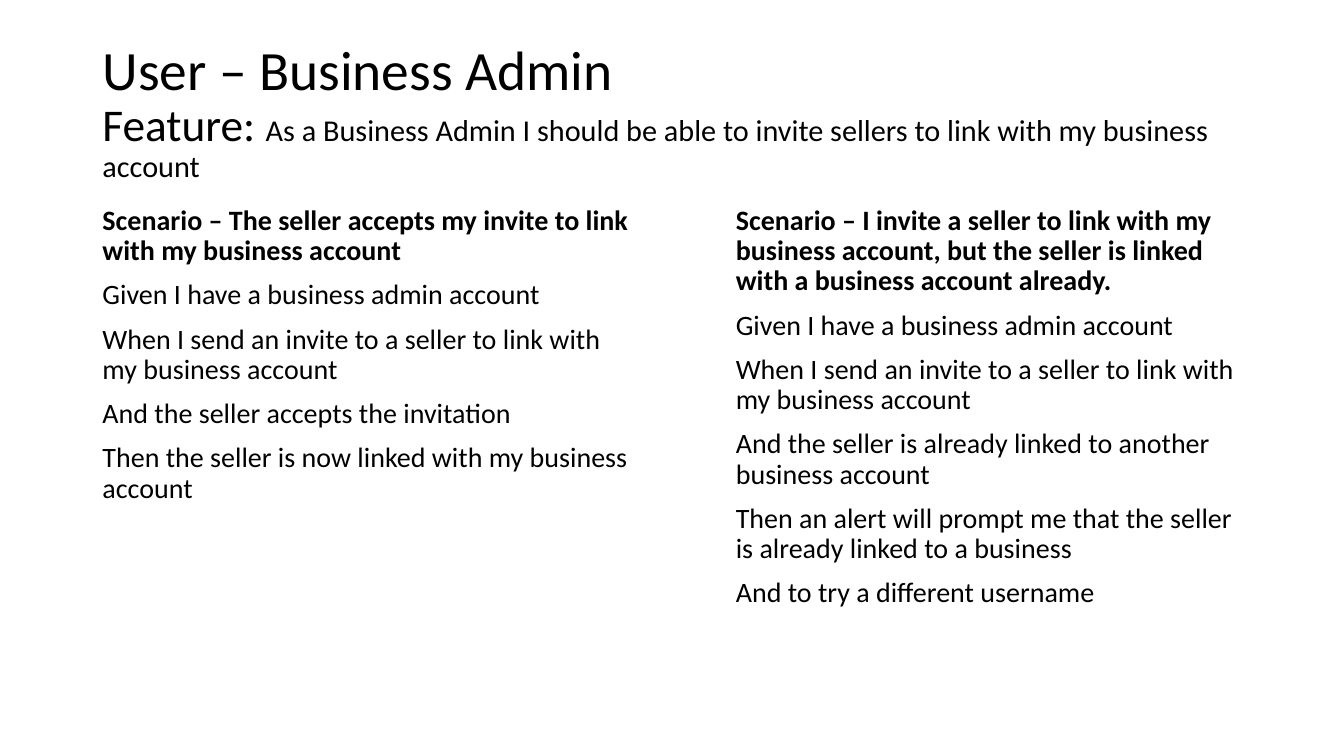
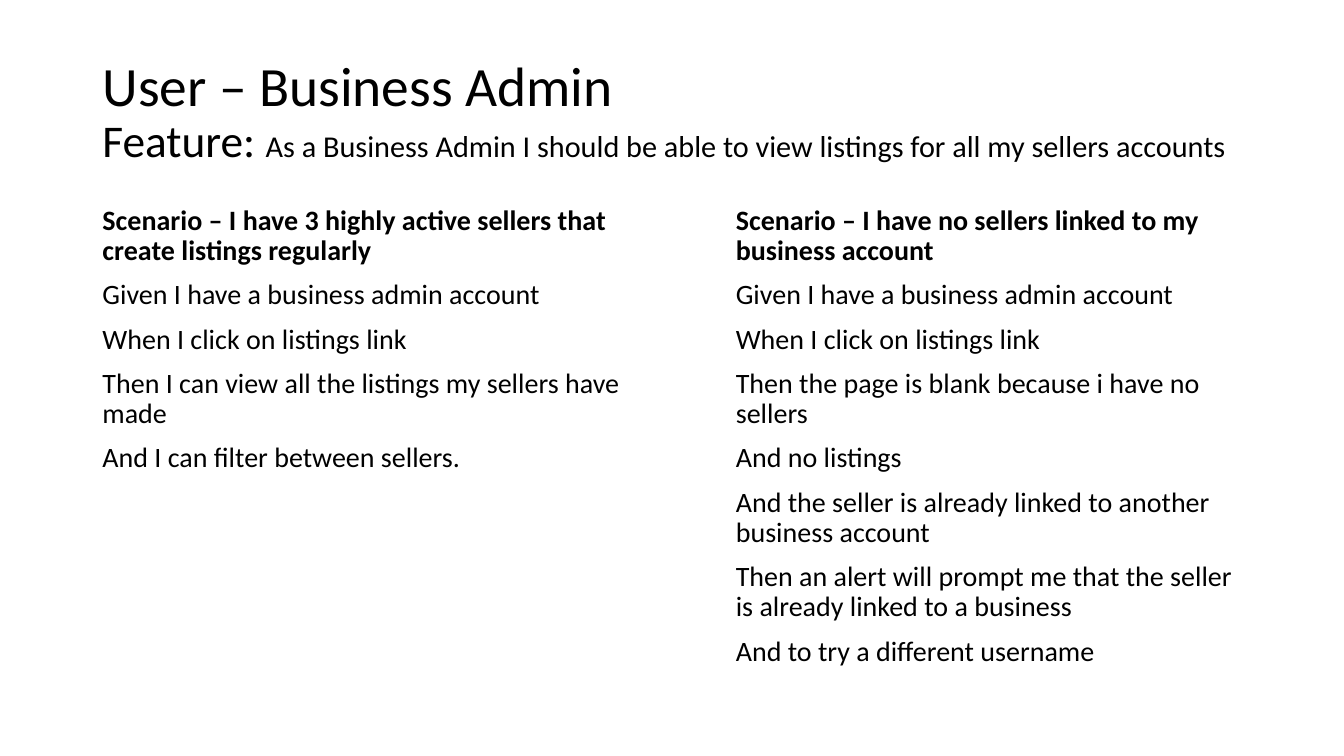
Before and after one commit to jameshutchy/Best-Practice-PHP, a slide deck: slide 17 of BCDE224 - Assessment 2 - James Hutchinson/BCDE244-Assesment 2 - James Hutchinson.pptx (slide 28 before the commit). Drawn at 1344x756 pixels with LibreOffice and Linux fonts; fonts in the diff are those of the drawing. Boxes give left, top, right and bottom in pixels: in the first picture for what was removed or moved away, otherwise in the second. Text is boxed around its words. In the diff, an @@ line names an element or a change of style, - is before the commit and + after.

```diff
--- a/BCDE224 - Assessment 2 - James Hutchinson/BCDE244-Assesment 2 - James Hutchinson.pptx
+++ b/BCDE224 - Assessment 2 - James Hutchinson/BCDE244-Assesment 2 - James Hutchinson.pptx
@@ title at bbox=[102, 67, 1225, 163]: text changed @@
-User – Business Admin
-Feature: As a Business Admin I should be able to invite sellers to link with my business account
+User – Business Admin
+Feature: As a Business Admin I should be able to view listings for all my sellers accounts
@@ text at bbox=[102, 210, 606, 265]: text changed @@
-Scenario – The seller accepts my invite to link with my business account
+Scenario – I have 3 highly active sellers that create listings regularly
@@ text at bbox=[736, 210, 1199, 261]: text changed @@
-Scenario – I invite a seller to link with my business account, but the seller is linked with a business account already.
+Scenario – I have no sellers linked to my business account
@@ text at bbox=[102, 329, 619, 468]: text changed @@
-When I send an invite to a seller to link with my business account
-And the seller accepts the invitation
-Then the seller is now linked with my business account
+When I click on listings link
+Then I can view all the listings my sellers have made
+And I can filter between sellers.
@@ text at bbox=[736, 329, 1200, 472]: text changed @@
-When I send an invite to a seller to link with my business account
+When I click on listings link
+Then the page is blank because i have no sellers
+And no listings
```
Also in this commit, not shown: 9 other slides changed, 2 slides added, 11 slides removed, 22 other files.
